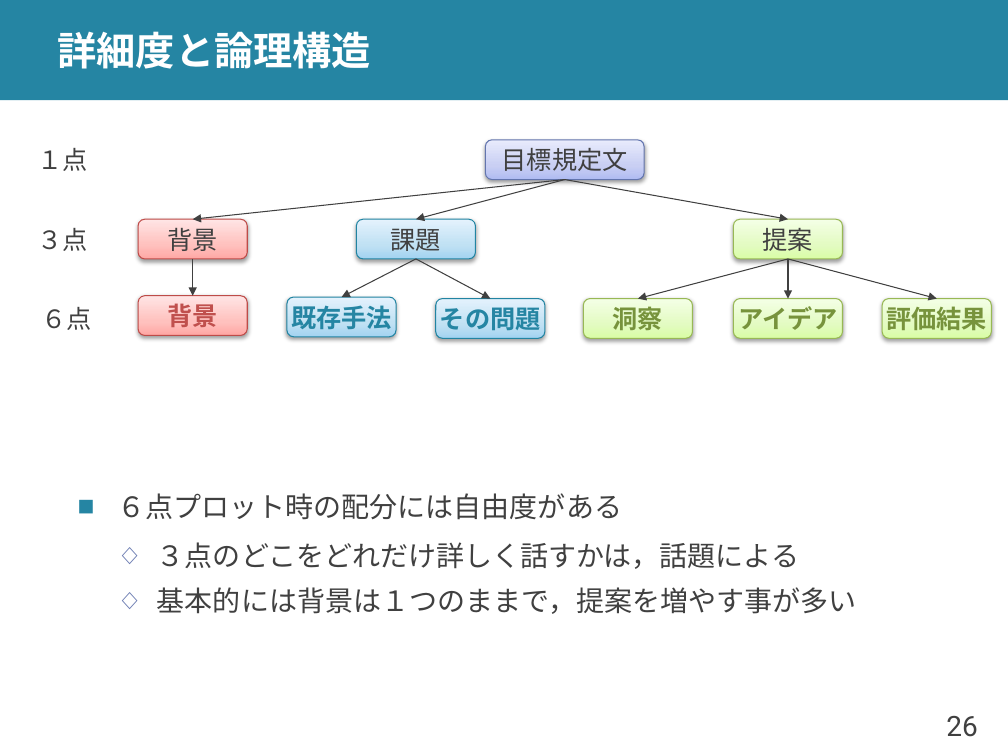
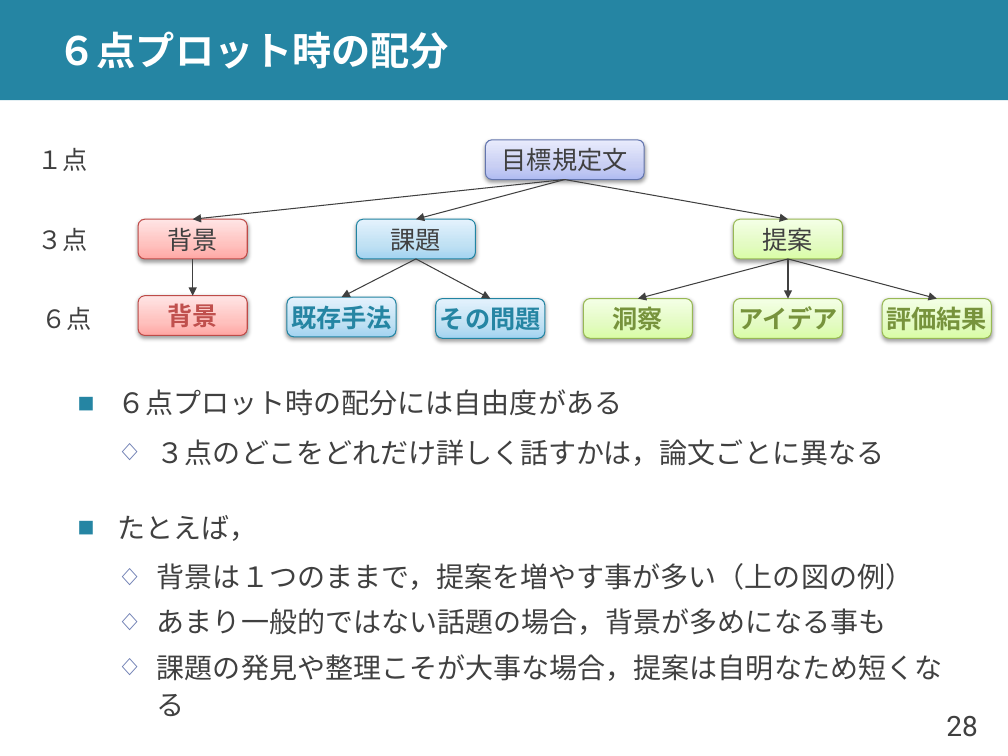
Before and after one commit to shioya-lab/how-to, a slide deck: slide 28 of plot.pptx (slide 26 before the commit). Drawn at 1008x756 pixels with LibreOffice and Linux fonts; fonts in the diff are those of the drawing. Boxes give left, top, right and bottom in pixels: in the first picture for what was removed or moved away, otherwise in the second. Text is boxed around its words. In the diff, an @@ line names an element or a change of style, - is before the commit and + after.

Commit message:
プロットを更新

```diff
--- a/plot.pptx
+++ b/plot.pptx
@@ title at (58,31,449,69): text changed @@
-詳細度と論理構造
+６点プロット時の配分
@@ text at (117,439,942,716): text changed @@
-  ◇ ３点のどこをどれだけ詳しく話すかは，話題による
-  ◇ 基本的には背景は１つのままで，提案を増やす事が多い
+  ◇ ３点のどこをどれだけ詳しく話すかは，論文ごとに異なる
+■ たとえば，
+  ◇ 背景は１つのままで，提案を増やす事が多い（上の図の例）
+  ◇ あまり一般的ではない話題の場合，背景が多めになる事も
+  ◇ 課題の発見や整理こそが大事な場合，提案は自明なため短くなる
@@ page number at (946,716,977,737): text changed @@
-26
+28
```
Also in this commit, not shown: 14 other slides changed, 4 slides added, 1 other file.
